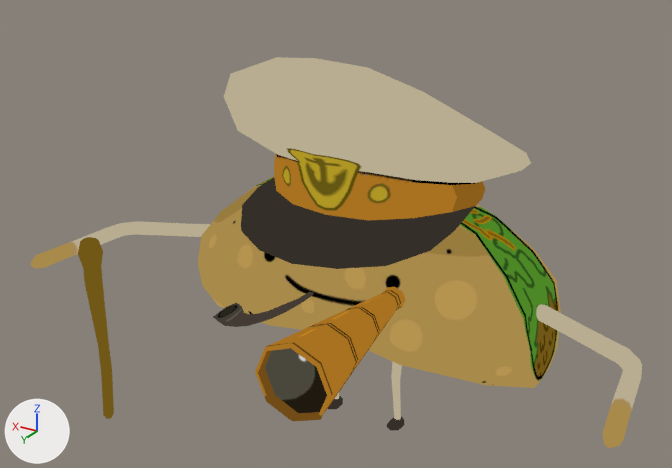
Before and after pictures for a commit that changed the glTF model godot/assets/models/battle/summons/CaptainTaco.glb.
Camera for both pictures: a 50 mm camera at (-0.144, 0.263, 0.203) aimed at (0.004, 0.016, 0.08). Lighting does not change. The marker at lower left points along +X, +Y and +Z. The first picture is the older version. Both versions are drawn at frame 6 of the action 'CaptainTaco_Idle'; the numbers are the values there. Vertices at exactly the same position are counted once.

In view in the first picture: 'CaptainTaco.001'.
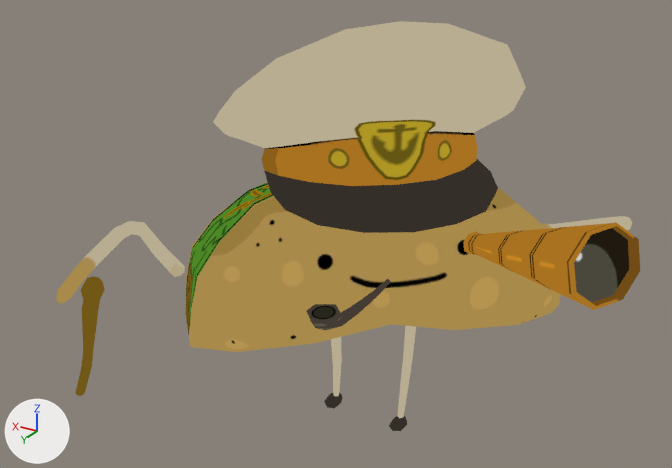
The change in detail:
me_captaintaco is used by ob_captaintaco_001; parent ob_captaintaco; location (-0.00351, -0.05, -0.0103); rotation (1.571, 0.0, 0.0), in degrees (90, 0, 0).
me_captaintaco had 808 vertices, 1562 faces and spanned x -2.1..2.1, y -0.13..2.87, z -1.86..0.74.
me_captaintaco now has 808 vertices, 1562 faces and spans x -1.94..1.97, y -1.13..1.42, z 0.02..3.06.
me_captaintaco part 1: the loose piece of 110 vertices spanning x -1.32..1.33, y 0.73..1.98, z -0.72..0.59 is multiplied about its middle by the matrix ((0.736, 0.048, 0.676), (0.677, -0.064, -0.733), (0.008, 0.997, -0.079)), then moved by (-0.01, -1.38, 1.47).
me_captaintaco part 2: the loose piece of 165 vertices spanning x -1.05..1.07, y 1.67..2.87, z -1.06..0.74 is multiplied about its middle by the matrix ((0.738, 0.048, 0.673), (0.674, -0.061, -0.736), (0.005, 0.997, -0.077)), then moved by (-0.02, -2.29, 2.58).
me_captaintaco part 3: the loose piece of 64 vertices spanning x -0.77..-0.29, y 1.19..1.67, z -1.86..-0.7 is multiplied about its middle by the matrix ((0.025, 0.612, 0.858), (0.438, 0.722, -0.502), (-0.91, 0.248, -0.268)), then moved by (-0.78, -1.03, 3.08).
me_captaintaco part 4: the loose piece of 65 vertices spanning x 1.73..1.91, y -0.13..1.41, z -1.04..-0.86 is multiplied about its middle by the matrix ((0.851, -0.293, 0.041), (0.086, 0.098, -0.903), (0.322, 0.748, 0.134)), then moved by (-0.1, 0.49, 1.63).
me_captaintaco part 5: the loose piece of 54 vertices spanning x 0.06..0.72, y 1.0..1.32, z -1.02..-0.67 is multiplied about its middle by the matrix ((0.517, -0.054, 0.854), (0.795, -0.341, -0.502), (0.318, 0.939, -0.134)), then moved by (-0.76, -0.28, 2.27).
me_captaintaco part 6: 186 of 808 vertices moved; they spanned x -0.32..0.32, y 0.03..0.86, z -0.19..-0.01 and now span x -0.34..0.32, y -0.21..0.26, z 0.02..0.92; mean shift (-0.03, -0.27, 0.43); largest move (-0.27, 0.86, -0.09) -> (-0.26, -0.18, 0.9).
me_captaintaco part 7: 82 of 808 vertices moved; they spanned x -2.1..-1.23, y 1.21..1.32, z -1.3..-0.07 and now span x -1.67..-0.93, y -0.95..0.18, z 1.3..1.87; mean shift (0.55, -1.63, 2.29); largest move (-2.07, 1.28, -1.28) -> (-0.94, 0.14, 1.84).
me_captaintaco part 8: 82 of 808 vertices moved; they spanned x 1.24..2.1, y 1.21..1.32, z -1.3..-0.07 and now span x 0.92..1.76, y 0.56..1.42, z 1.13..1.46; mean shift (-0.34, -0.3, 1.95); largest move (2.05, 1.29, -1.28) -> (1.6, 1.41, 1.18).
In object 'CaptainTaco.001' (ob_captaintaco_001), parent is no longer ob_captaintaco.
Object 'CaptainTaco.001' (ob_captaintaco_001) turns from (90, 0, 0) to (0, 0, 0) degrees about x, y and z.
Object 'CaptainTaco.001' (ob_captaintaco_001) moves from (-0.00351, -0.05, -0.0103) to (0.0, 0.0, 0.0).
Object 'CaptainTaco.001' (ob_captaintaco_001) is rescaled from (1.0, 1.0, 1.0) to (0.05, 0.05, 0.05).

Changed parts and their boxes [x1, y1, x2, y2] in the pictures (672 x 468 px; the box of a moved part takes in the faces that stretch with it):
'CaptainTaco.001', reshaped, moved, rescaled, turned: before [31, 57, 642, 448]; after [56, 21, 640, 431]
part 1 of me_captaintaco, moved or reshaped: before [198, 177, 561, 388]; after [185, 182, 561, 352]
part 2 of me_captaintaco, moved or reshaped: before [224, 57, 531, 269]; after [213, 21, 526, 233]
part 3 of me_captaintaco, moved or reshaped: before [255, 287, 406, 421]; after [463, 222, 640, 310]
part 4 of me_captaintaco, moved or reshaped: before [78, 237, 114, 419]; after [75, 276, 105, 396]
part 5 of me_captaintaco, moved or reshaped: before [213, 292, 313, 327]; after [307, 279, 390, 330]
part 6 of me_captaintaco, moved or reshaped: before [328, 361, 404, 430]; after [324, 326, 416, 431]
part 7 of me_captaintaco, moved or reshaped: before [536, 304, 642, 448]; after [490, 216, 632, 232]
part 8 of me_captaintaco, moved or reshaped: before [31, 221, 210, 268]; after [56, 221, 185, 303]
